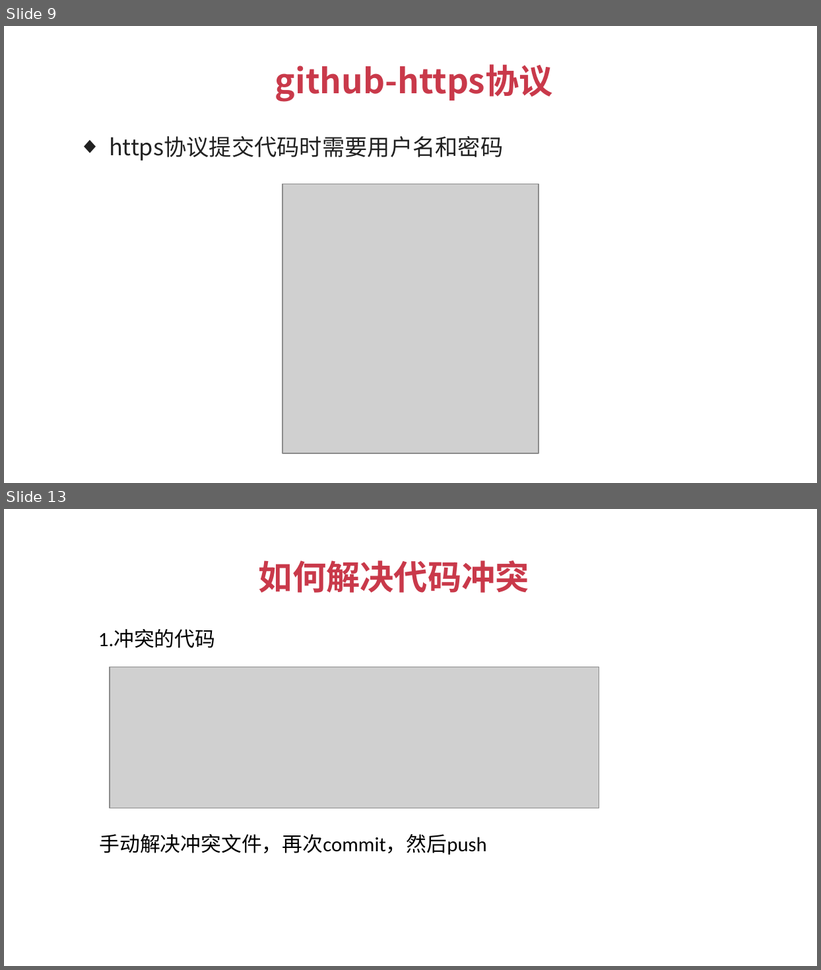
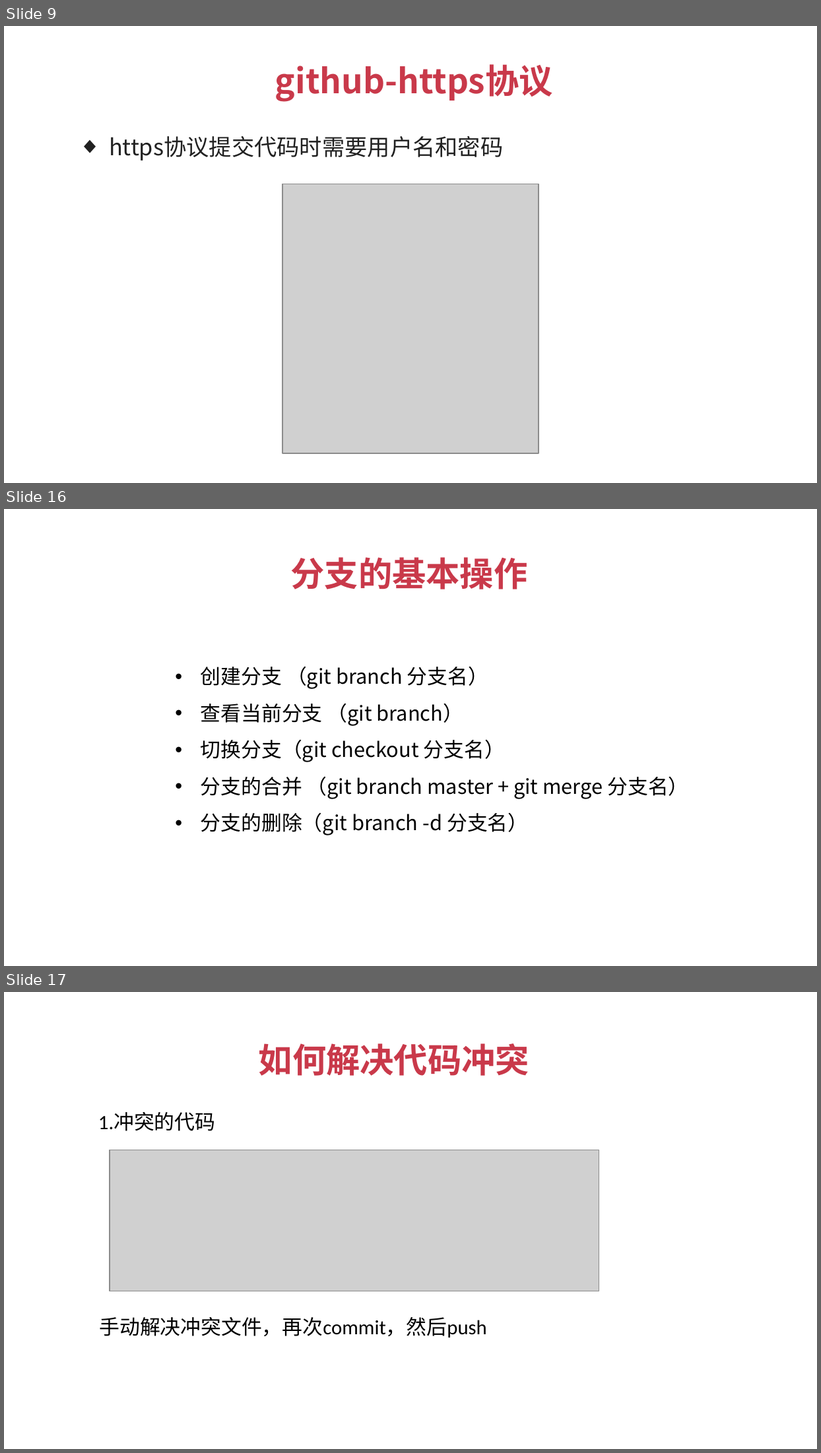
Before and after one commit to JSFFZL/Courseware-PPT, a slide deck: github.pptx. Shown one above the other, each under a label of ours: slides 9 and 13 before the commit, slides 9, 16 and 17 after it; the slides between them are not shown. The pictures are 821x970 and 821x1453 pixels, drawn with LibreOffice and Linux fonts; fonts in the diff are those of the drawing; grey boxes stand for pictures; background and template pictures are left out. Boxes give left, top, right and bottom in pixels: in the first picture for what was removed or moved away, otherwise in the second. Text is boxed around its words. In the diff, an @@ line names an element or a change of style, - is before the commit and + after.

```diff
--- a/github.pptx
+++ b/github.pptx
@@ slide 16 added at (4,509,817,966), background #FFFFFF @@
@@ text added at (290,557,527,590), 30 pt, text #C9394A, bold @@
+分支的基本操作
@@ text added at (201,666,689,836), 18 pt, text #000000 @@
+• 创建分支 （git branch 分支名）
+• 查看当前分支 （git branch）
+• 切换分支（git checkout 分支名）
+• 分支的合并 （git branch master + git merge 分支名）
+• 分支的删除（git branch -d 分支名）
@@ what was slide 13 is now slide 17 @@
```
Also in this commit, not shown: 3 slides changed, 3 other slides added, 1 slide removed, 1 other file.
